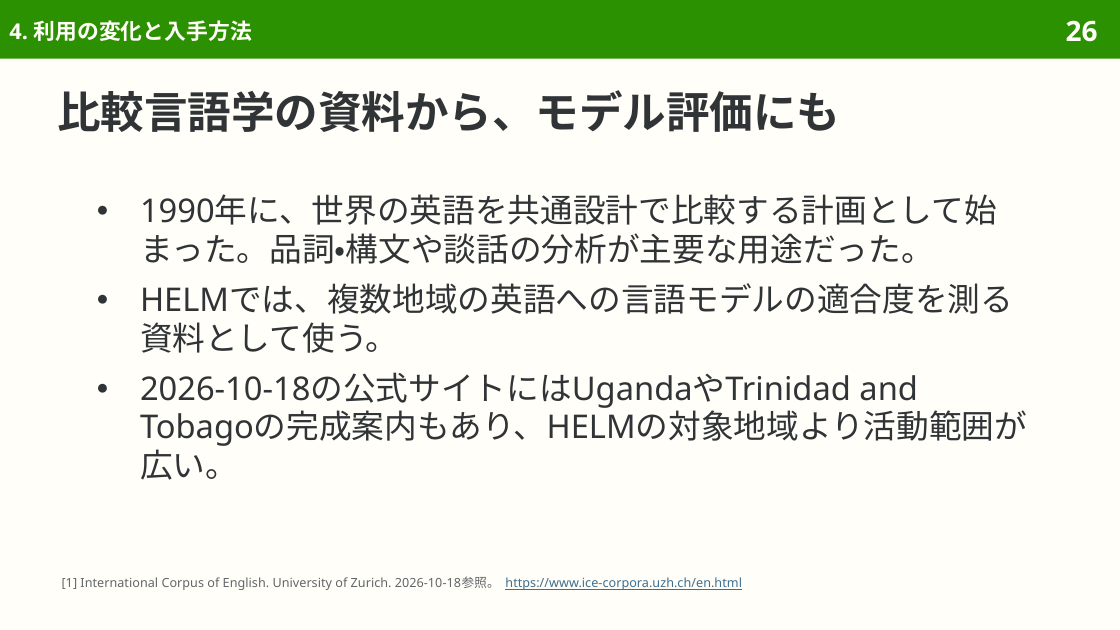
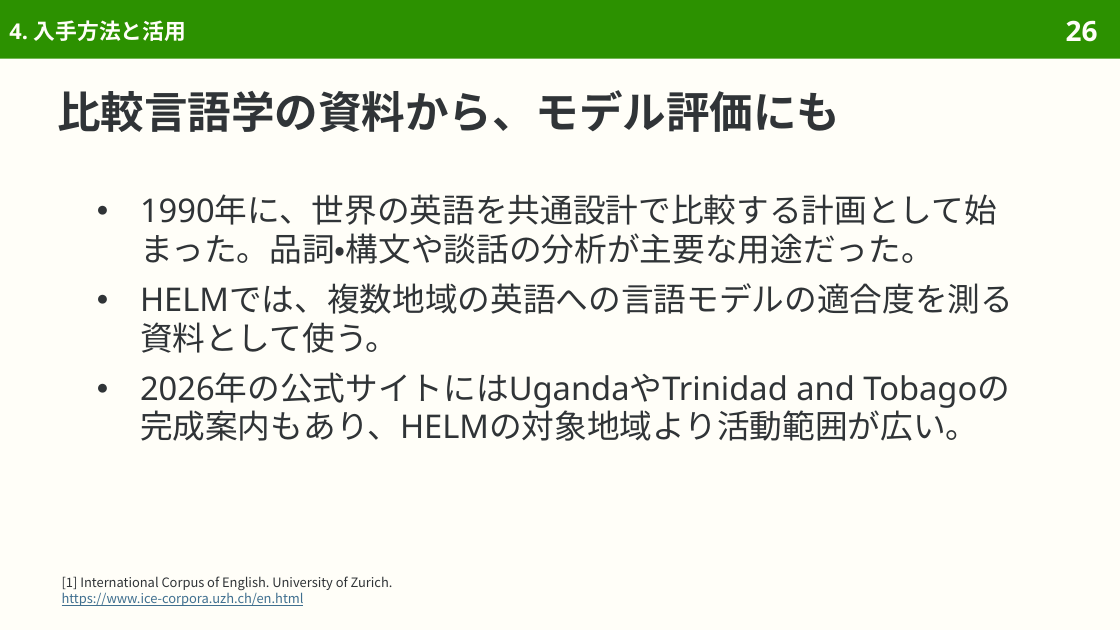
Before and after one commit to sasakiy84/datasets-in-10-minutes, a slide deck: slide 26 of slides/datasets-in-10-minutes-ice.pptx. Drawn at 1120x630 pixels with LibreOffice and Linux fonts; fonts in the diff are those of the drawing. Boxes give left, top, right and bottom in pixels: in the first picture for what was removed or moved away, otherwise in the second. Text is boxed around its words. In the diff, an @@ line names an element or a change of style, - is before the commit and + after.

Commit message:
Make ICE Japanese examples and corpus-use explanations natural

```diff
--- a/slides/datasets-in-10-minutes-ice.pptx
+++ b/slides/datasets-in-10-minutes-ice.pptx
@@ title at bbox=[9, 20, 187, 41]: text changed @@
-4. 利用の変化と入手方法
+4. 入手方法と活用
@@ text at bbox=[140, 372, 979, 441]: text changed @@
-● 2026-10-18の公式サイトにはUgandaやTrinidad and Tobagoの完成案内もあり、HELMの対象地域より活動範囲が広い。
+● 2026年の公式サイトにはUgandaやTrinidad and Tobagoの完成案内もあり、HELMの対象地域より活動範囲が広い。
@@ text at bbox=[62, 576, 393, 606]: text changed; size 8.1 to 8.3 pt; font Noto Sans to Noto Sans CJK JP; text colour #626669 to #303437 @@
-[1] International Corpus of English. University of Zurich. 2026-10-18参照。 https://www.ice-corpora.uzh.ch/en.html
+[1] International Corpus of English. University of Zurich.
+https://www.ice-corpora.uzh.ch/en.html
```
Also in this commit, not shown: 47 other slides changed, 1 slide removed, 38 other files.
